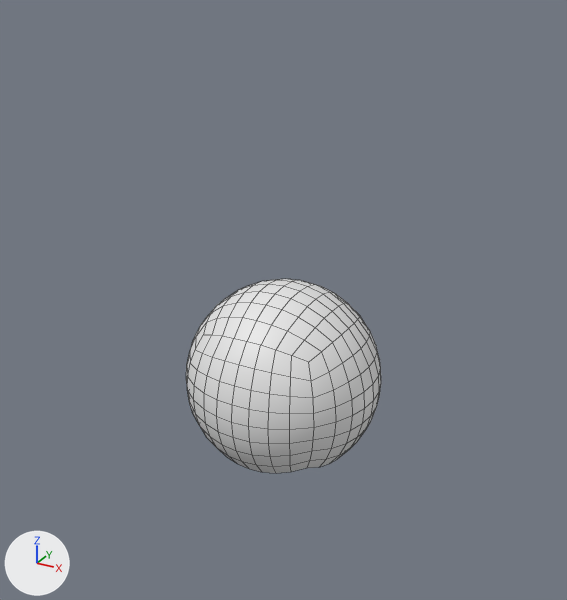
What one commit did to the Blender file DiceGlow/Assets/JOELwindows7/_CORE/Mesh/FilmDNBWorld.blend.
Before and after are seen from a camera (50 mm lens) standing at (206.0, -374.0, 281.0) and looking at (5.0, -9.0, 99.0). The lights are fixed; the arrows at lower left show +X, +Y and +Z. Mesh edges are drawn as thin lines. Materials are left out; every surface is plain grey.

In view in the first picture: 'ScreenOutsideSphere'.
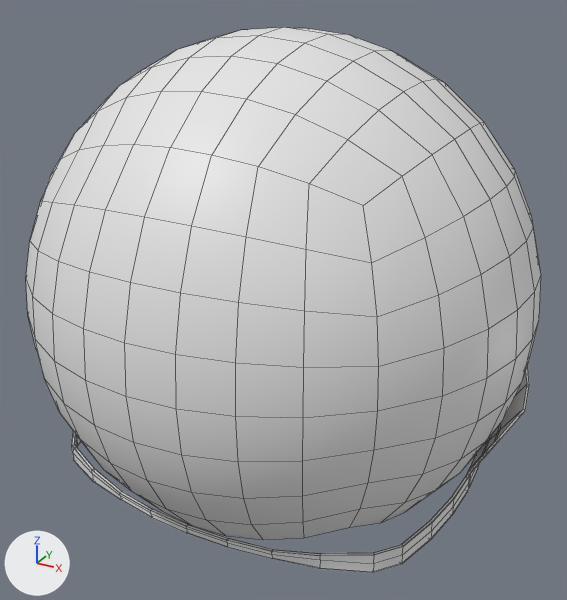
Edits to the bpy script that builds the scene:
```text
Change me_roundcube_001:
    where me_roundcube_001.from_pydata(...)  # 337 vertices, 320 faces; spans x -60.0..60.0, y -60.0..60.0, z -42.4..60.0
    used by ob_screenoutsidesphere; location = (0.0, 0.0, 43.0)
    me_roundcube_001 part 1: the whole mesh is scaled about the mesh origin by 2.4
Add me_roundcube_002:
    me_roundcube_002.from_pydata(...)  # 379 vertices, 324 faces; spans x -143.0..143.0, y -107.0..136.0, z 0.0..52.0
    me_roundcube_002.polygons.foreach_set('use_smooth', [True] * 324)
Change ob_screenoutsidesphere:
    ob_screenoutsidesphere.location: (0.0, 0.0, 43.0) -> (0.0, 0.0, 103.2)
Add ob_neckring:
    ob_neckring = bpy.data.objects.new('NeckRing', me_roundcube_002)
    ob_neckring.location = (0.0, 0.0, 0.0)
    _m = ob_neckring.modifiers.new('Solidify', 'SOLIDIFY')
    _m.thickness = 1.5
```

What differs and where, as boxes [x1, y1, x2, y2] in the pictures (567 x 600 px):
'ScreenOutsideSphere', mesh rescaled, moved (163% wider, 164% taller): before [186, 279, 381, 473]; after [26, 27, 541, 540]
'NeckRing', added: after [72, 366, 529, 573]
